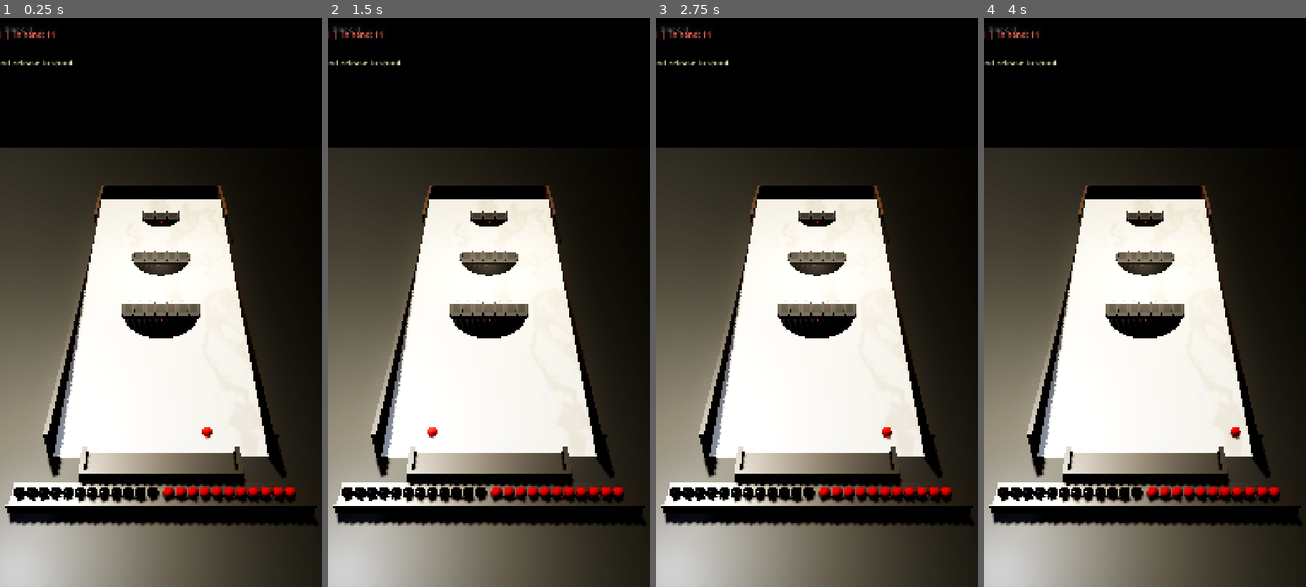
Above: before the commit, frames 1-4 (left to right).
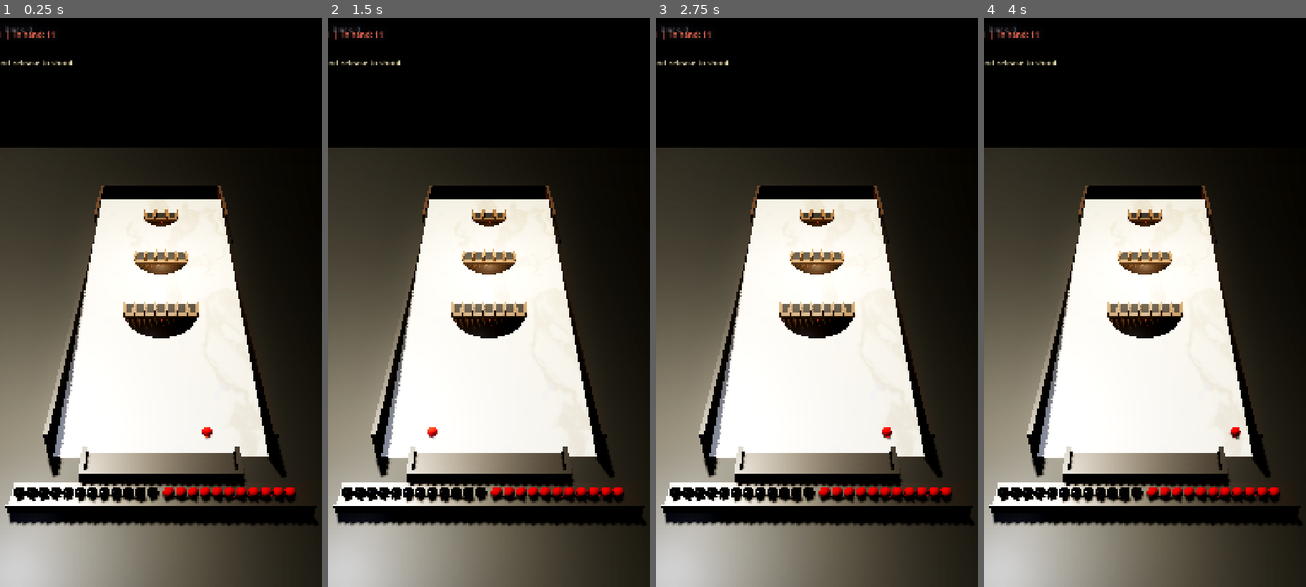
Above: after the commit, the same moments.

Repository: melodiousNinja/LunarTilt
Game: Godot game, scene res://scenes/main.tscn
Same seed, same stepped clock (60 frames per second), same inputs: the game is played once before the commit and once after it.
Inputs (mouse positions are in pixels of both pictures, inside the frame that each line leads up to):
- Up to frame 1 (0.25 s): no input
- Up to frame 2 (1.5 s): tap Enter at 0.5 s; move the mouse to (559, 274) at 0.52 s; click (559, 274) at 0.67 s; tap Space at 1.25 s; drag from (424, 330) to (472, 416) at 1.27 s
- Up to frame 3 (2.75 s): tap Enter at 2 s; move the mouse to (849, 171) at 2.02 s; click (849, 171) at 2.17 s
- Up to frame 4 (4 s): tap Space at 2.75 s; drag from (1128, 416) to (1048, 217) at 2.77 s; tap Enter at 3.5 s; move the mouse to (1241, 387) at 3.52 s; click (1241, 387) at 3.67 s

The runs differ from the first frame. In frame 1, 1.2% of the frame differs, in the area x 37-63%, y 33-57%; in frame 2, 1.2%; in frame 3, 1.2%; in frame 4, 1.2%.

Commit message:
v17.1: wood fans + protruding spikes + complete-curve physics - friction 0.06 (balls always roll back the full curve), wooden walnut fan surfaces, pegs protrude above the ball crown with PHYSICS matching visuals (was 0.012 vs 0.045 mismatch - balls rolled through the visible spikes), one ball fills each hook, power ceiling 5.6

Diff:
--- a/scripts/core/ball.gd
+++ b/scripts/core/ball.gd
@@ -133,7 +133,15 @@
 	# Godot 4: bounce/friction live on a PhysicsMaterial, not the body.
 	var pm := PhysicsMaterial.new()
 	pm.bounce = 0.30
-	pm.friction = 0.49
+	# v17.1 CRITICAL FIX (owner: "the ball should follow the complete curve"):
+	# friction 0.49 was 5.6x what the 4.99-degree slope can overcome
+	# (tan 4.99 = 0.087), so a ball that died mid-slope was HELD by static
+	# friction, got nudge-hopped, then teleported to the ammo row - the
+	# "ball disappears mid-way" bug. Real waxed marble cannot hold a ball:
+	# friction 0.06 < tan(4.99) means a live ball ALWAYS rolls back down the
+	# full curve to the tray. Captured/blocked balls are frozen, so grooves
+	# still hold their balls; low friction only affects live rolls.
+	pm.friction = 0.06
 	physics_material_override = pm
 
 
--- a/scripts/core/shot_math.gd
+++ b/scripts/core/shot_math.gd
@@ -19,7 +19,7 @@
 const SLOT_HALF_DEPTH := 0.10
 
 ## Max reasonable shot power before the ball definitely gutters.
-const GUTTER_POWER := 4.8
+const GUTTER_POWER := 5.8
 const FAR_GUTTER_Z := 4.15   # matches table_world.GUTTER_ALTITUDE_Z
 
 ## Vertical fraction of launch power for the factory-spec parabolic toss onto
--- a/scripts/game/main.gd
+++ b/scripts/game/main.gd
@@ -48,7 +48,7 @@
 ## Slingshot conversion: screen px of pull -> m/s of launch velocity.
 const SLING_K := 0.0035
 const MIN_POWER := 0.8
-const GUTTER_POWER_LIMIT := 4.6
+const GUTTER_POWER_LIMIT := 5.6
 ## Vertical fraction of launch power: the factory-spec parabolic toss onto the
 ## raised star plates (single source of truth: ShotMath.HOP_K).
 const HOP_K := ShotMath.HOP_K
@@ -72,7 +72,7 @@
 		world.spawn_hand_ball("red")
 		world.spawn_hand_ball("black")
 	_give_active_ball()
-	print("SCB_MAIN_VERSION=v17-realgame-20260911 SLING_K=%s HOP_K=%s serve=%s" % [
+	print("SCB_MAIN_VERSION=v171-woodfans-20260911 SLING_K=%s HOP_K=%s serve=%s" % [
 		SLING_K, HOP_K, (active_ball.position if active_ball != null else Vector3.INF)])
 
 
--- a/scripts/game/table_world.gd
+++ b/scripts/game/table_world.gd
@@ -64,14 +64,17 @@
 ## far 3 "B A B" (3 pt).
 const FAN_GAPS := [7, 5, 3]
 const FAN_POINTS := [1, 2, 3]
-const FAN_MOUTH := [0.092, 0.102, 0.118]   # one 84 mm ball fits per hook
+const FAN_MOUTH := [0.088, 0.092, 0.096]   # one 84 mm ball fills a hook
+                                           # snugly (owner rule: the ball
+                                           # completely fills the spike gap)
 const FAN_BLADE := [0.026, 0.032, 0.042]   # solid wood between slits
 const FAN_DEPTH := [0.22, 0.24, 0.26]      # mouth-to-front-wall depth
 const FAN_H := 0.016                       # platform height above the marble
-## Connector height tiers (2026-09-08 close-up reference): a discrete step
-## per letter group - A (centre) tallest, then B, then C, then D at the
-## outer edges - not a smooth continuous gradient.
-const PEG_H_TIERS := [0.045, 0.037, 0.029, 0.021]
+## Connector height tiers (2026-09-11 owner rule): the wooden spikes protrude
+## ABOVE the crown of a seated ball (ball radius 0.042) so an occupied gap
+## physically cannot be re-filled - a new ball clips the protruding spikes
+## and bounces off. A tier tallest, then B, C, D at the outer edges.
+const PEG_H_TIERS := [0.062, 0.056, 0.050, 0.044]   # all > ball radius 0.042
 const PLATE_H := 0.010
 const PLATE_NAMES := ["ONE", "TWO", "THREE"]
 const POCKET_X_HALF := 0.60             # playable half-width the bands span
@@ -442,18 +445,14 @@
 		var half_w := fan_width(bi) * 0.5
 		var w := half_w * 2.0
 		var sy: float = surface_y_at(0.0, cz)
-		# Dark charcoal matte hardware (TableSCB.com reference photo: a solid
-		# graphite-grey plate, not pale wood) - same tone for the plank, base
-		# disc and connectors so the whole astrolabe reads as one clean piece.
+		# wooden fan hardware (owner 2026-09-11: "the fans and their spikes
+		# are made of wood as well") - warm walnut, matching the reference
 		var maple := StandardMaterial3D.new()
-		maple.albedo_color = Color(0.16, 0.16, 0.17)
-		maple.roughness = 0.8
-		# wooden connectors between slots - same charcoal tone, not a separate
-		# lighter wood (2026-09-08 user rule: "regular solid wood, clean and
-		# classy", not a contrasting accent color).
+		maple.albedo_color = Color(0.40, 0.28, 0.16)
+		maple.roughness = 0.6
 		var oak := StandardMaterial3D.new()
-		oak.albedo_color = Color(0.14, 0.14, 0.15)
-		oak.roughness = 0.8
+		oak.albedo_color = Color(0.46, 0.32, 0.18)
+		oak.roughness = 0.55
 		# one physics body per fan, tilted with the board
 		var fan := StaticBody3D.new()
 		fan.collision_layer = 1
@@ -462,8 +461,8 @@
 		fan.rotation.x = -deg_to_rad(TILT_DEG)
 		# --- semi-circular base plank (the bowl) ---
 		var bmat := StandardMaterial3D.new()
-		bmat.albedo_color = Color(0.155, 0.155, 0.165)
-		bmat.roughness = 0.8
+		bmat.albedo_color = Color(0.36, 0.25, 0.14)
+		bmat.roughness = 0.6
 		bmat.cull_mode = BaseMaterial3D.CULL_DISABLED
 		var base_mi := MeshInstance3D.new()
 		base_mi.mesh = _half_disc_mesh(half_w, 0.012)
@@ -496,21 +495,26 @@
 		var center_i := float(g) * 0.5
 		for i in range(g + 1):
 			var dx := -half_w + float(i) * (w / float(g))
+			var tier := int(floor(absf(float(i) - center_i)))
+			var peg_h: float = PEG_H_TIERS[clampi(tier, 0, PEG_H_TIERS.size() - 1)]
+			# PHYSICS = peg height (2026-09-11 FIX: the collision was only
+			# div_h=0.012 while the visible peg was up to 0.045 tall - balls
+			# rolled straight THROUGH the visible spikes. Now the collision
+			# matches the visible wood so an incoming ball clips the
+			# protruding peg and bounces off an occupied/filled gap).
 			var dcs := CollisionShape3D.new()
 			var dshape := BoxShape3D.new()
-			dshape.size = Vector3(div_t, div_h, depth * 0.8)
+			dshape.size = Vector3(div_t, peg_h, depth * 0.8)
 			dcs.shape = dshape
-			dcs.position = Vector3(dx, 0.026 + div_h * 0.5, 0.0)
+			dcs.position = Vector3(dx, 0.024 + peg_h * 0.5, 0.0)
 			dcs.rotation.x = 0.07
 			fan.add_child(dcs)
-			var tier := int(floor(absf(float(i) - center_i)))
-			var peg_h: float = PEG_H_TIERS[clampi(tier, 0, PEG_H_TIERS.size() - 1)]
 			var dmi := MeshInstance3D.new()
 			var dmesh := BoxMesh.new()
 			dmesh.size = Vector3(div_t, peg_h, depth * 0.8)
 			dmi.mesh = dmesh
 			dmi.material_override = oak
-			dmi.position = Vector3(dx, 0.026 + peg_h * 0.5, 0.0)
+			dmi.position = dcs.position
 			dmi.rotation = dcs.rotation
 			fan.add_child(dmi)
 		# --- FRONT wall (toward the thrower): stops balls that entered
--- /dev/null
+++ b/tests/ref_measure.gd
@@ -0,0 +1,53 @@
+extends SceneTree
+## Measure the REFERENCE frames (Claude's extracts in docs/reference):
+## ball cluster sizes vs hook spacing, so FAN_MOUTH can be set so exactly
+## one ball fills a hook (owner rule).
+func _initialize() -> void:
+	for fname in ["full_168.jpg", "full_264.jpg", "full_402.jpg"]:
+		var img := Image.load_from_file("res://docs/reference/" + fname)
+		if img == null:
+			print("MISSING ", fname)
+			continue
+		var w := img.get_width()
+		var h := img.get_height()
+		var red_pts := []
+		var dark_pts := []
+		for y in range(0, h, 2):
+			for x in range(0, w, 2):
+				var c := img.get_pixel(x, y)
+				var r := c.r * 255.0
+				var g := c.g * 255.0
+				var b := c.b * 255.0
+				if r > 100.0 and r > g * 1.7 and r > b * 1.7:
+					red_pts.append(Vector2(x, y))
+				elif r < 75.0 and g < 75.0 and b < 75.0 and y > int(h * 0.12) and y < int(h * 0.85):
+					dark_pts.append(Vector2(x, y))
+		print("== ", fname, " ", w, "x", h, " red_pts=", red_pts.size(), " dark_pts=", dark_pts.size())
+		for c in _cluster(red_pts, 12.0):
+			print("  RED at (", int(c.x), ",", int(c.y), ") n=", int(c.z))
+		for c in _cluster(dark_pts, 12.0):
+			if c.z >= 8.0:
+				print("  DARK at (", int(c.x), ",", int(c.y), ") n=", int(c.z))
+	quit(0)
+
+func _cluster(pts: Array, tol: float) -> Array:
+	var clusters: Array = []
+	for p in pts:
+		var placed := false
+		for ci in range(clusters.size()):
+			var d := Vector2(clusters[ci].x, clusters[ci].y).distance_to(p)
+			if d < tol * 3.0:
+				var n: float = clusters[ci].z
+				clusters[ci].x = (clusters[ci].x * n + p.x) / (n + 1.0)
+				clusters[ci].y = (clusters[ci].y * n + p.y) / (n + 1.0)
+				clusters[ci].z = n + 1.0
+				placed = true
+				break
+		if not placed:
+			clusters.append(Vector3(p.x, p.y, 1.0))
+	var out: Array = []
+	for c in clusters:
+		if c.z >= 4.0:
+			out.append(c)
+	out.sort_custom(func(a, b): return a.y < b.y)
+	return out
--- a/tests/test_physics.gd
+++ b/tests/test_physics.gd
@@ -72,7 +72,7 @@
 		firm_peak, firm.position, firm.freeze])
 	_expect(firm_peak >= 1.4,
 		"firm toss reaches the Mars zone (peak z %.2f >= 1.4)" % firm_peak)
-	_expect(firm.freeze and firm.position.z > 1.70 and firm.position.z < 2.05,
+	_expect(firm.freeze and firm.position.z > 2.55 and firm.position.z < 3.05,
 		"firm toss drops into a groove FROM THE TOP (z %.2f)" % firm.position.z)
 	firm.queue_free()
 	for i in 5:
